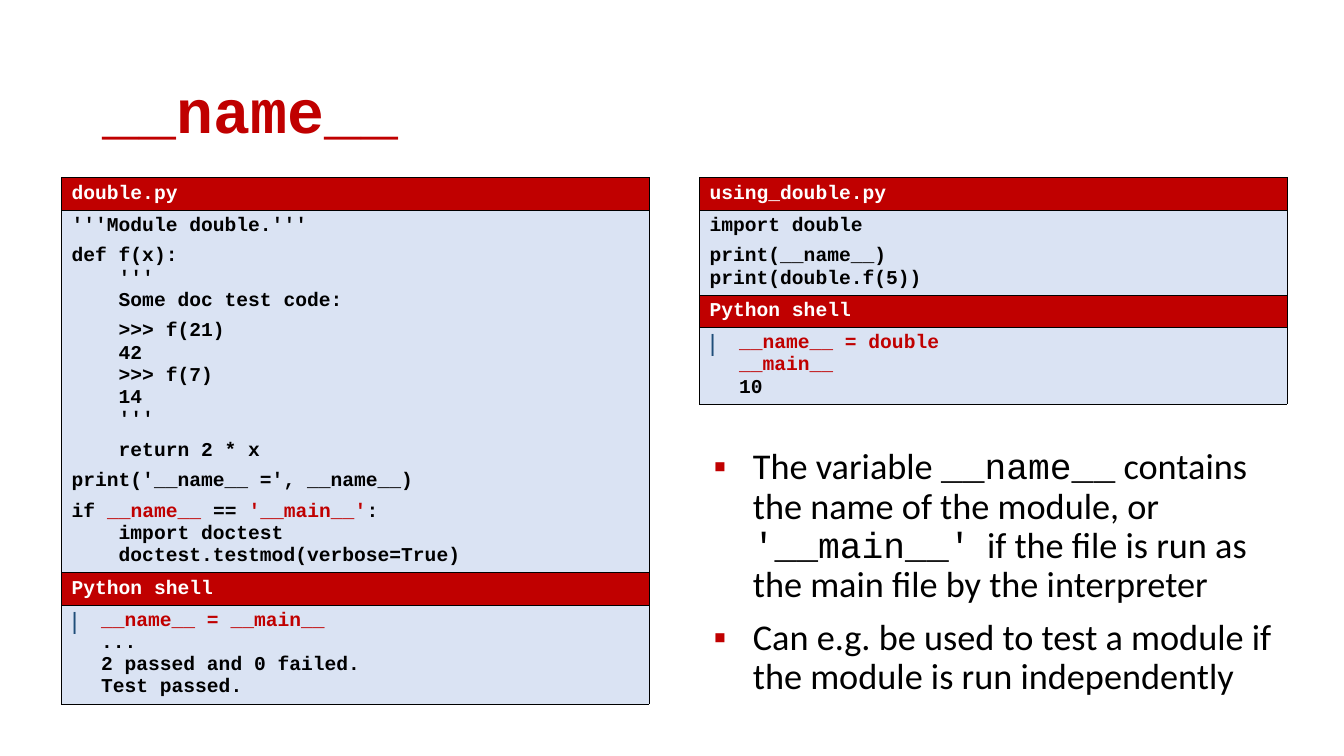
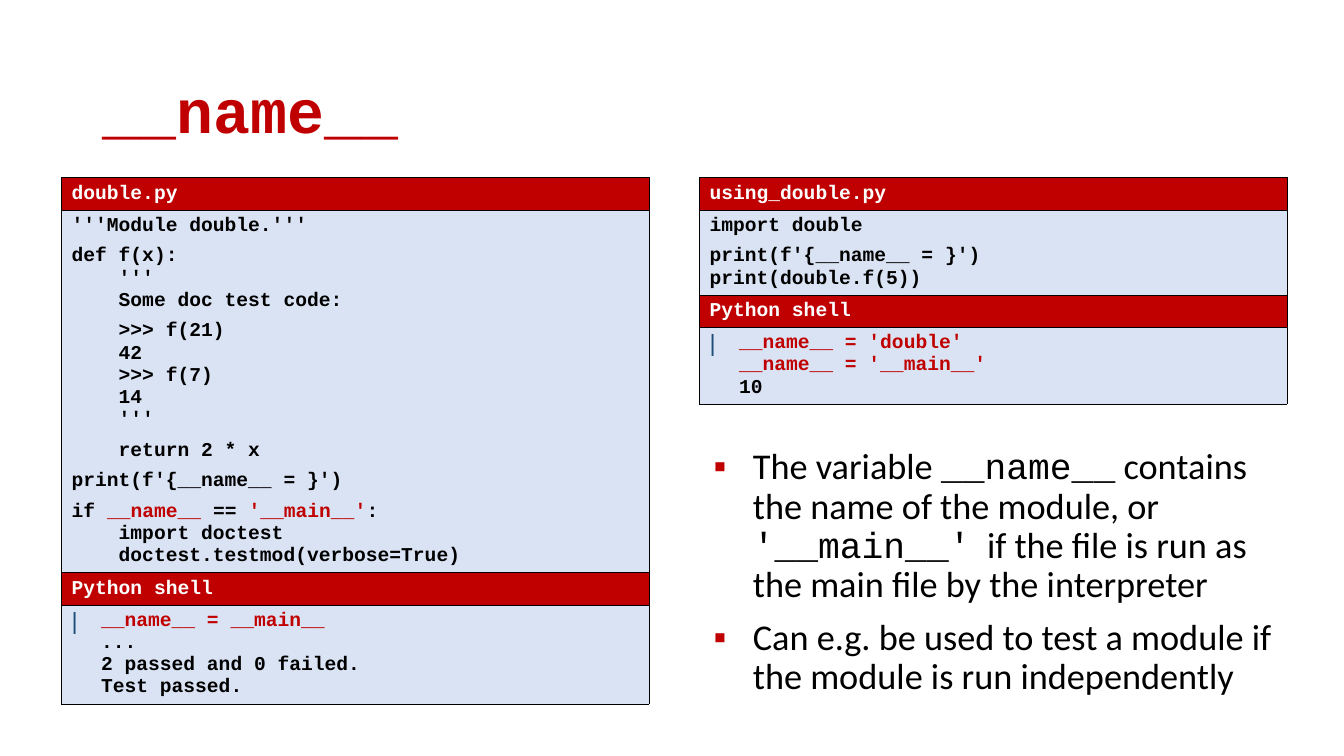
Before and after one commit to gsbrodal/gsbrodal.github.io, a slide deck: slide 9 of ipsa/slides/modules.pptx. Drawn at 1344x756 pixels with LibreOffice and Linux fonts; fonts in the diff are those of the drawing. Boxes give left, top, right and bottom in pixels: in the first picture for what was removed or moved away, otherwise in the second. Text is boxed around its words. In the diff, an @@ line names an element or a change of style, - is before the commit and + after.

Commit message:
all-slides.pdf code.zip generator.pdf generator.pptx modules.pdf modules.pptx numpy.pdf numpy.pptx

```diff
--- a/ipsa/slides/modules.pptx
+++ b/ipsa/slides/modules.pptx
@@ table at box(62, 177, 649, 730) @@
-row 2, column 1: '''Module double.''' / def f(x): / ''' / Some doc test code: / >>> f(21) / 42 / >>> f(7) / 14 / ''' / return 2 * x / print('__name__ =', __name__) / if __name__ == '__main__': / import doctest / doctest.testmod(verbose=True)
+row 2, column 1: '''Module double.''' / def f(x): / ''' / Some doc test code: / >>> f(21) / 42 / >>> f(7) / 14 / ''' / return 2 * x / print(f'{__name__ = }') / if __name__ == '__main__': / import doctest / doctest.testmod(verbose=True)
@@ table at box(700, 177, 1288, 414) @@
-row 2, column 1: import double / print(__name__) print(double.f(5))
+row 2, column 1: import double / print(f'{__name__ = }') print(double.f(5))
-row 4, column 1: __name__ = double __main__ 10
+row 4, column 1: __name__ = 'double' __name__ = '__main__' 10
```
Also in this commit, not shown: 3 other slides changed, 7 other files.
